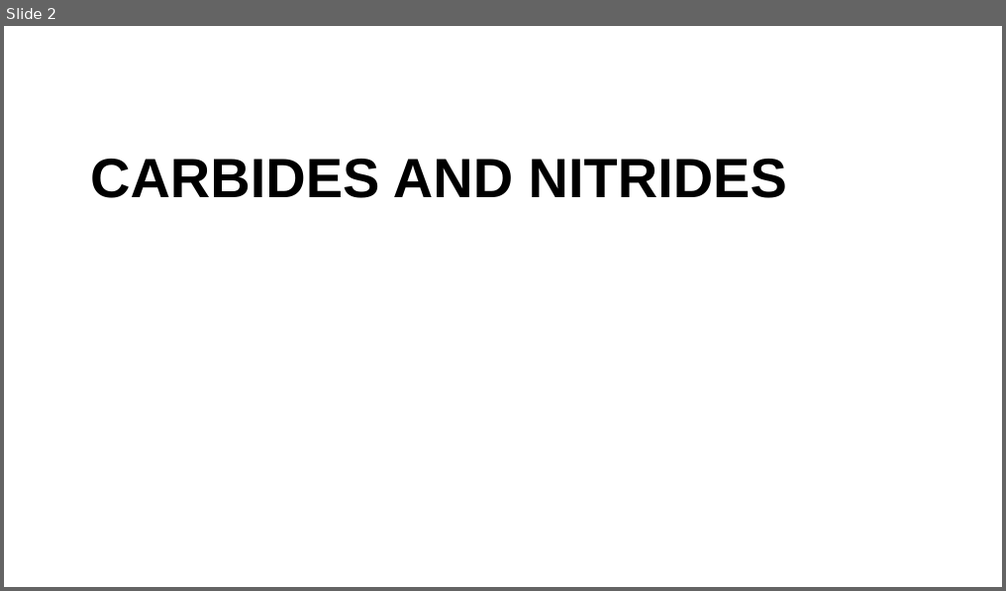
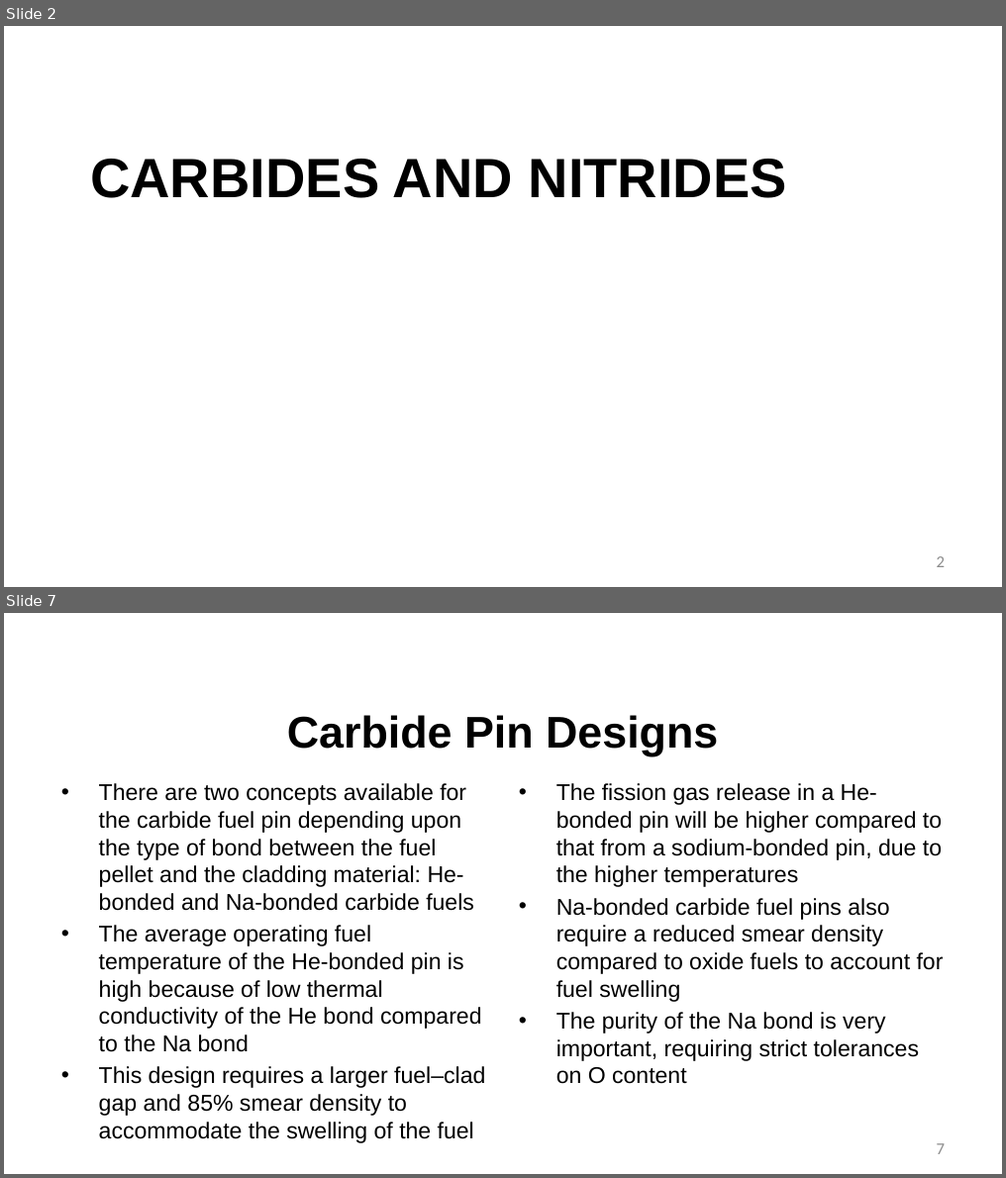
Before and after one commit to benbeeler/TEACHING, a slide deck: Advanced Reactor Materials/LecX_carbide_nitride.pptx. Shown one above the other, each under a label of ours: slide 2 before the commit, slides 2 and 7 after it; the slides between them are not shown. The pictures are 1006x591 and 1006x1178 pixels, drawn with LibreOffice and Linux fonts; fonts in the diff are those of the drawing; background and template pictures are left out. Boxes give left, top, right and bottom in pixels: in the first picture for what was removed or moved away, otherwise in the second. Text is boxed around its words. In the diff, an @@ line names an element or a change of style, - is before the commit and + after.

```diff
--- a/Advanced Reactor Materials/LecX_carbide_nitride.pptx
+++ b/Advanced Reactor Materials/LecX_carbide_nitride.pptx
@@ slide 7 added at (4, 613, 1002, 1174), background #FFFFFF @@
@@ title added at (287, 715, 718, 757), 42.7 pt, text #000000, bold @@
+Carbide Pin Designs
@@ text added at (99, 783, 485, 1116), 22 pt, text #000000 @@
+• There are two concepts available for the carbide fuel pin depending upon the type of bond between the fuel pellet and the cladding material: He-bonded and Na-bonded carbide fuels
+• The average operating fuel temperature of the He-bonded pin is high because of low thermal conductivity of the He bond compared to the Na bond
+• This design requires a larger fuel–clad gap and 85% smear density to accommodate the swelling of the fuel
@@ text added at (556, 783, 944, 1084), 22 pt, text #000000 @@
+• The fission gas release in a He-bonded pin will be higher compared to that from a sodium-bonded pin, due to the higher temperatures
+• Na-bonded carbide fuel pins also require a reduced smear density compared to oxide fuels to account for fuel swelling
+• The purity of the Na bond is very important, requiring strict tolerances on O content
@@ page number added at (937, 1144, 944, 1155), 16 pt, text #8C8C8C @@
+7
@@ slide 2 changed as well @@
@@ page number added at (937, 557, 944, 568), 16 pt, text #8C8C8C @@
+2
```
Also in this commit, not shown: 1 other slide changed, 8 other slides added, 2 other files.
